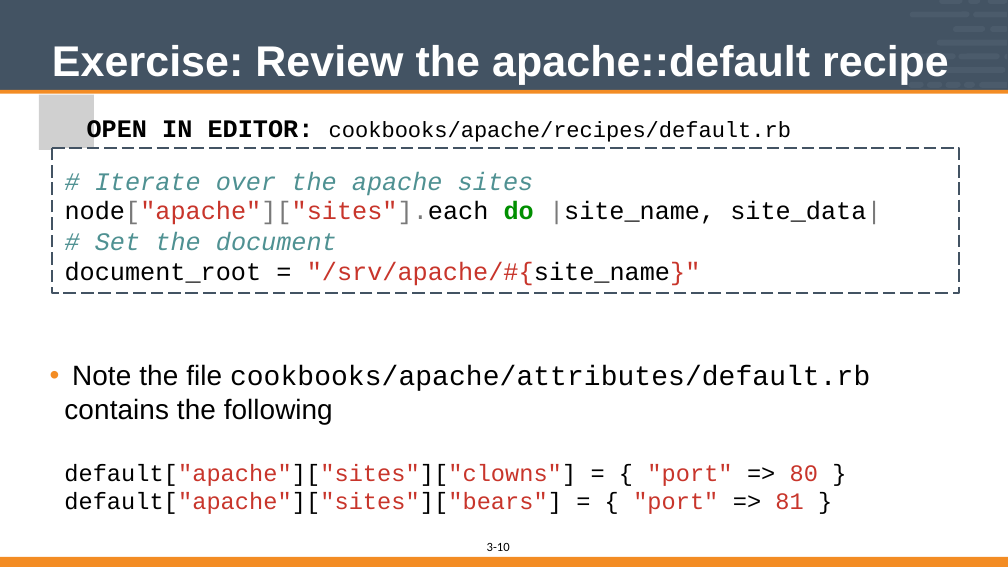
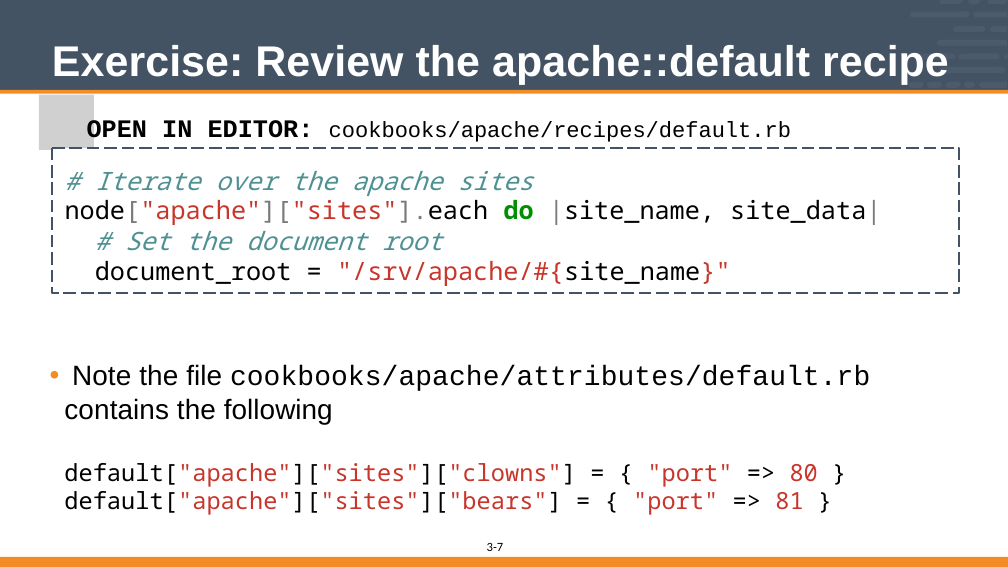
Before and after one commit to vinyar/chef-intermediate, a slide deck: slide 7 of Modules/03-building_custom_resources.pptx (slide 10 before the commit). Drawn at 1008x567 pixels with LibreOffice and Linux fonts; fonts in the diff are those of the drawing; grey boxes stand for pictures. Boxes give left, top, right and bottom in pixels: in the first picture for what was removed or moved away, otherwise in the second. Text is boxed around its words. In the diff, an @@ line names an element or a change of style, - is before the commit and + after.

Commit message:
Updated Building Custom Resources (Modules 3)
* Updated the code formatting
* Move the source code right after the problem/success statement

```diff
--- a/Modules/03-building_custom_resources.pptx
+++ b/Modules/03-building_custom_resources.pptx
@@ text at [65,171,881,286]: font Courier New to Noto Sans Mono in "# Iterate over the apache sites", "node["apache"]["sites"].each do |site_name, site_data|", "document_root = "/srv/apache/#{site_name}"" @@
@@ text at [125,231,442,251]: text changed; font Courier New to Noto Sans Mono @@
-# Set the document
+# Set the document root
@@ text at [64,463,818,515]: font Courier New to Noto Sans Mono in "default["apache"]["sites"]["clowns"] = { "port" => 80 }", "default["apache"]["sites"]["bears"] = { "port" => 81 }" @@
@@ page number at [497,543,503,551]: text changed @@
-10
+7
```
Also in this commit, not shown: 1 other slide changed.
